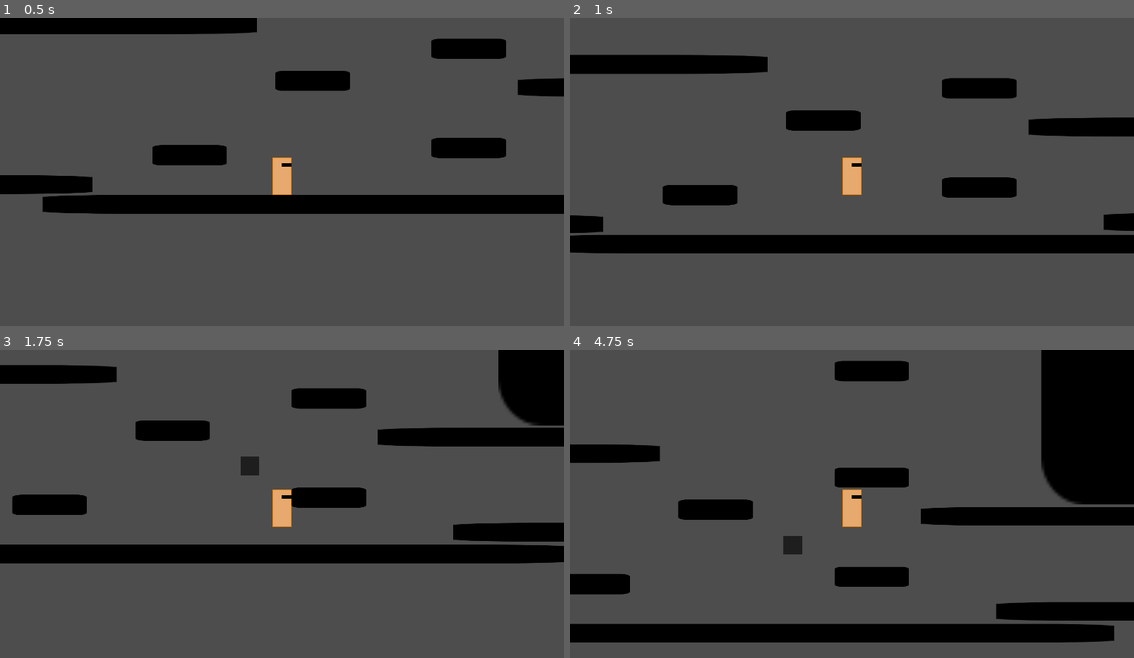
Above: before the commit, frames 1-4 (two rows, left to right).
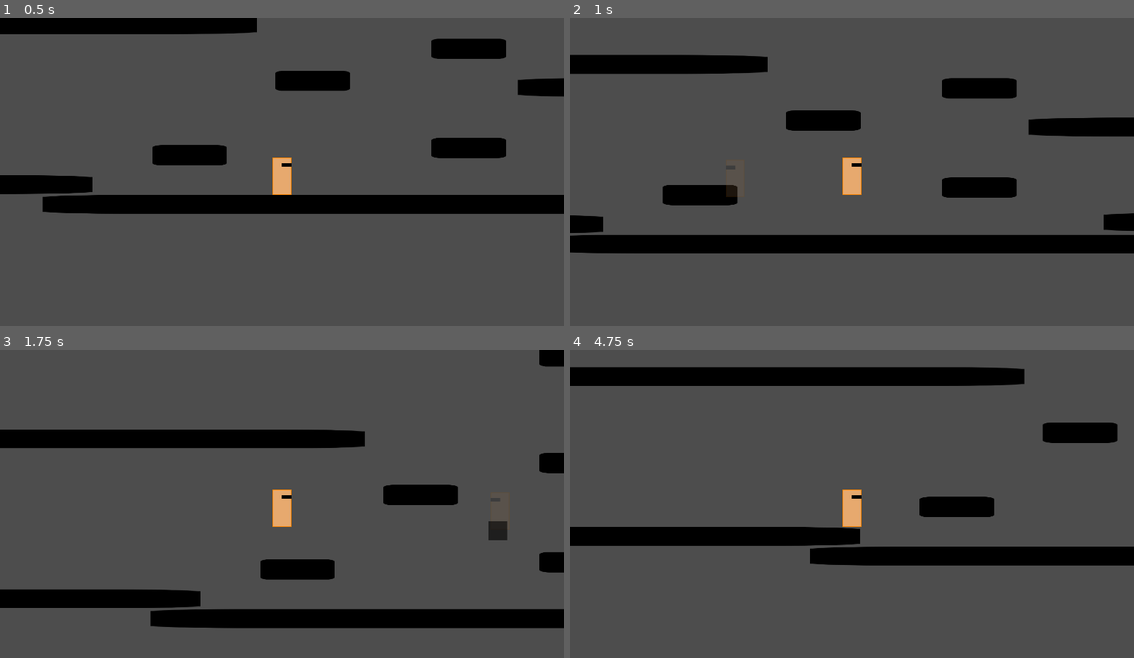
Above: after the commit, the same moments.

Repository: rinevard/Shadow
Game: Godot game, scene res://scenes/main.tscn
Same seed, same stepped clock (60 frames per second), same inputs: the game is played once before the commit and once after it. The engine's default icon, where the game draws it, is replaced by a stand-in: a white triangle on a blue panel in a dark square.
Inputs:
- Up to frame 1 (0.5 s): no input
- Up to frame 2 (1 s): hold D (right) from 0.53 s (still down); hold U (mirror, bound only after the commit) from 0.53 s (still down); tap Space (jump) at 0.77 s
- Up to frame 3 (1.75 s): keep holding D (right); release U (mirror, bound only after the commit) at 1.28 s; tap J (ink) at 1.35 s; tap Space (jump) at 1.52 s; tap U (mirror, bound only after the commit) at 1.55 s
- Up to frame 4 (4.75 s): release D (right) at 2.03 s; hold A (left) 2.03-2.78 s; hold 2 (simulate-imitation) 2.03-2.78 s; tap U (mirror, bound only after the commit) at 2.3, 3.05, 4.35 s; hold D (right) 2.78-4.28 s; tap 3 (simulate-path) at 2.85 s; tap Space (jump) at 3.02, 3.77, 4.52 s; hold U (mirror, bound only after the commit) 3.53-4.28 s; hold A (left) from 4.28 s (still down)

Frame 1 is identical in both runs. In frame 2, less than 0.1% of the frame differs, in the area x 27-30%, y 54-59%; in frame 3, 28%; in frame 4, 32%, in the area x 0-100%, y 0-95%.

Commit message:
小镜子

Diff:
--- a/project.godot
+++ b/project.godot
@@ -81,6 +81,26 @@
 , Object(InputEventKey,"resource_local_to_scene":false,"resource_name":"","device":-1,"window_id":0,"alt_pressed":false …(181 unchanged characters)…
 ]
 }
+mirror={
+"deadzone": 0.5,
+"events": [Object(InputEventKey,"resource_local_to_scene":false,"resource_name":"","device":-1,"window_id":0,"alt_pressed":false,"shift_pressed":false,"ctrl_pressed":false,"meta_pressed":false,"pressed":false,"keycode":0,"physical_keycode":85,"key_label":0,"unicode":117,"location":0,"echo":false,"script":null)
+]
+}
+remove-mirror={
+"deadzone": 0.5,
+"events": [Object(InputEventKey,"resource_local_to_scene":false,"resource_name":"","device":-1,"window_id":0,"alt_pressed":false,"shift_pressed":true,"ctrl_pressed":false,"meta_pressed":false,"pressed":false,"keycode":0,"physical_keycode":85,"key_label":0,"unicode":85,"location":0,"echo":false,"script":null)
+]
+}
+circle={
+"deadzone": 0.5,
+"events": [Object(InputEventKey,"resource_local_to_scene":false,"resource_name":"","device":-1,"window_id":0,"alt_pressed":false,"shift_pressed":false,"ctrl_pressed":false,"meta_pressed":false,"pressed":false,"keycode":0,"physical_keycode":73,"key_label":0,"unicode":105,"location":0,"echo":false,"script":null)
+]
+}
+remove-circle={
+"deadzone": 0.5,
+"events": [Object(InputEventKey,"resource_local_to_scene":false,"resource_name":"","device":-1,"window_id":0,"alt_pressed":false,"shift_pressed":true,"ctrl_pressed":false,"meta_pressed":false,"pressed":false,"keycode":0,"physical_keycode":73,"key_label":0,"unicode":73,"location":0,"echo":false,"script":null)
+]
+}
 
 [layer_names]
 
--- a/scenes/player/player.gd
+++ b/scenes/player/player.gd
@@ -87,6 +87,30 @@
 			global_position = imitation_shadow.global_position
 			imitation_shadow.global_position = tmp
 
+# 小镜子
+const MIRROR_SHADOW = preload("res://scenes/shadows/mirror_shadow.tscn")
+var mirror_shadow_born_global_pos_x: float
+var mirror_shadow: Node2D
+var mirror_pressed_time: int = 0:
+	set(value):
+		mirror_pressed_time = value
+		if mirror_pressed_time == 0: # 移除它以后
+			if mirror_shadow and is_instance_valid(mirror_shadow):
+				mirror_shadow.call_deferred("queue_free")
+		elif mirror_pressed_time == 1: # 召唤时
+			mirror_shadow = MIRROR_SHADOW.instantiate()
+			mirror_shadow.global_position = global_position
+			mirror_shadow_born_global_pos_x = global_position.x
+			get_tree().root.add_child(mirror_shadow)
+		else:
+			# 互换位置
+			var tmp = global_position
+			global_position = mirror_shadow.global_position
+			mirror_shadow.global_position = tmp
+
+# 环
+var circle_pressed_time: int = 0
+
 func _physics_process(delta):
 	# Add the gravity.
 	if not is_on_floor():
@@ -102,6 +126,7 @@
 
 	player_action_component.handle_action(actions)
 
+	# 仿行
 	if is_recording_action:
 		ActionRecorder.call_deferred("record_action", actions)
 
@@ -110,23 +135,37 @@
 		PathRecorder.call_deferred("record_shift", global_position - last_global_pos)
 	last_global_pos = global_position
 
+	# 镜
+	if mirror_shadow and is_instance_valid(mirror_shadow):
+		mirror_shadow.global_position.x = 2 * mirror_shadow_born_global_pos_x - global_position.x
+		mirror_shadow.global_position.y = global_position.y
+
 	move_and_slide()
 
 func _unhandled_input(event):
+	# 仿行
 	if event.is_action_pressed("remove-imitation"):
 		imitation_pressed_time = 0
 	elif event.is_action_pressed("simulate-imitation"):
 		imitation_pressed_time += 1
 
+	# 墨
 	if event.is_action_pressed("remove-ink"):
 		ink_pressed_time = 0
 	elif event.is_action_pressed("ink"):
 		ink_pressed_time += 1
 
+	# 循迹
 	if event.is_action_pressed("remove-path"):
 		path_pressed_time = 0
 	elif event.is_action_pressed("simulate-path"):
 		path_pressed_time += 1
+
+	# 镜
+	if event.is_action_pressed("remove-mirror"):
+		mirror_pressed_time = 0
+	elif event.is_action_pressed("mirror"):
+		mirror_pressed_time += 1
 
 func _on_all_actions_completed():
 	assert(is_instance_valid(imitation_shadow) and imitation_shadow != null, "在 imitation_shadow 不合法时调用了 _on_actions_completed!")
--- /dev/null
+++ b/scenes/shadows/mirror_shadow.tscn
@@ -0,0 +1,18 @@
+[gd_scene load_steps=3 format=3 uid="uid://bjw4346j10u0k"]
+
+[ext_resource type="Texture2D" uid="uid://iekwlnxh1maf" path="res://assets/arts/player/Player.png" id="1_mg7rn"]
+
+[sub_resource type="RectangleShape2D" id="RectangleShape2D_punsf"]
+size = Vector2(128, 256)
+
+[node name="MirrorShadow" type="CharacterBody2D"]
+collision_layer = 0
+collision_mask = 0
+
+[node name="Sprite2D" type="Sprite2D" parent="."]
+modulate = Color(0.60933, 0.60933, 0.60933, 0.203922)
+texture = ExtResource("1_mg7rn")
+flip_h = true
+
+[node name="CollisionShape2D" type="CollisionShape2D" parent="."]
+shape = SubResource("RectangleShape2D_punsf")
